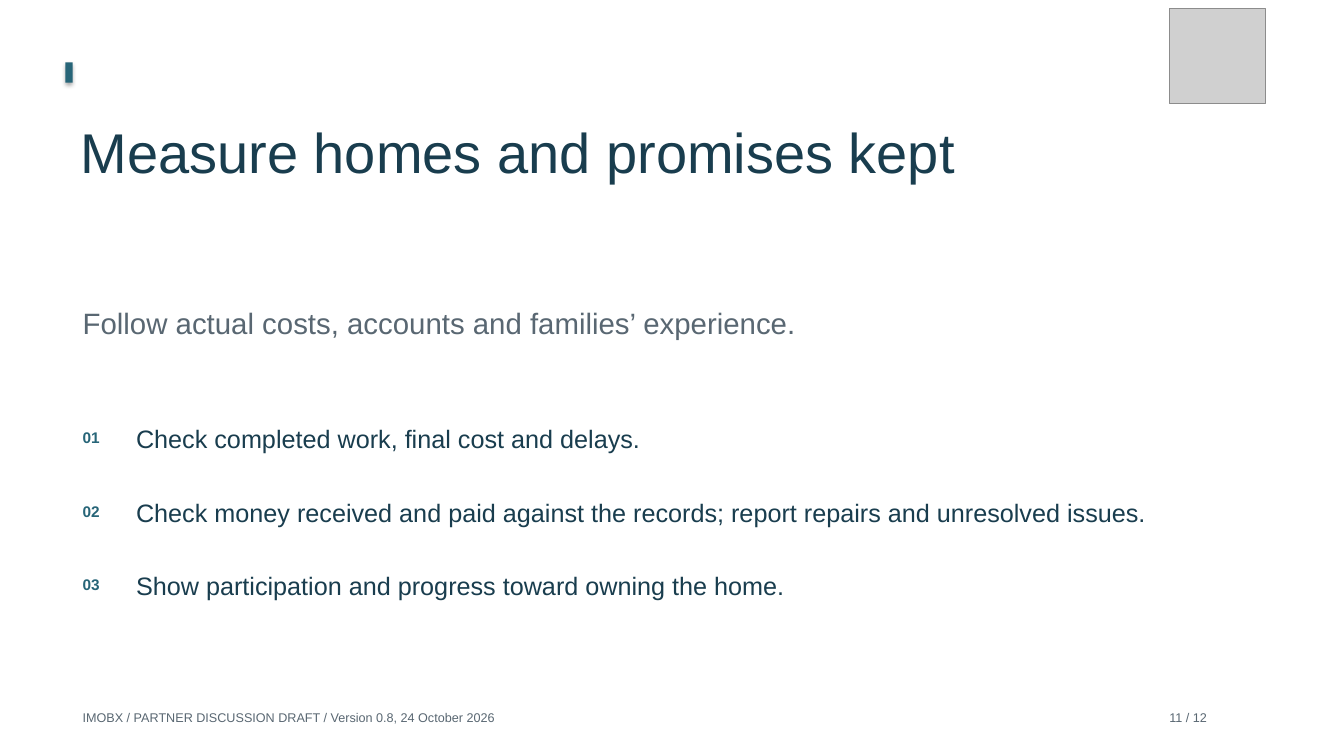
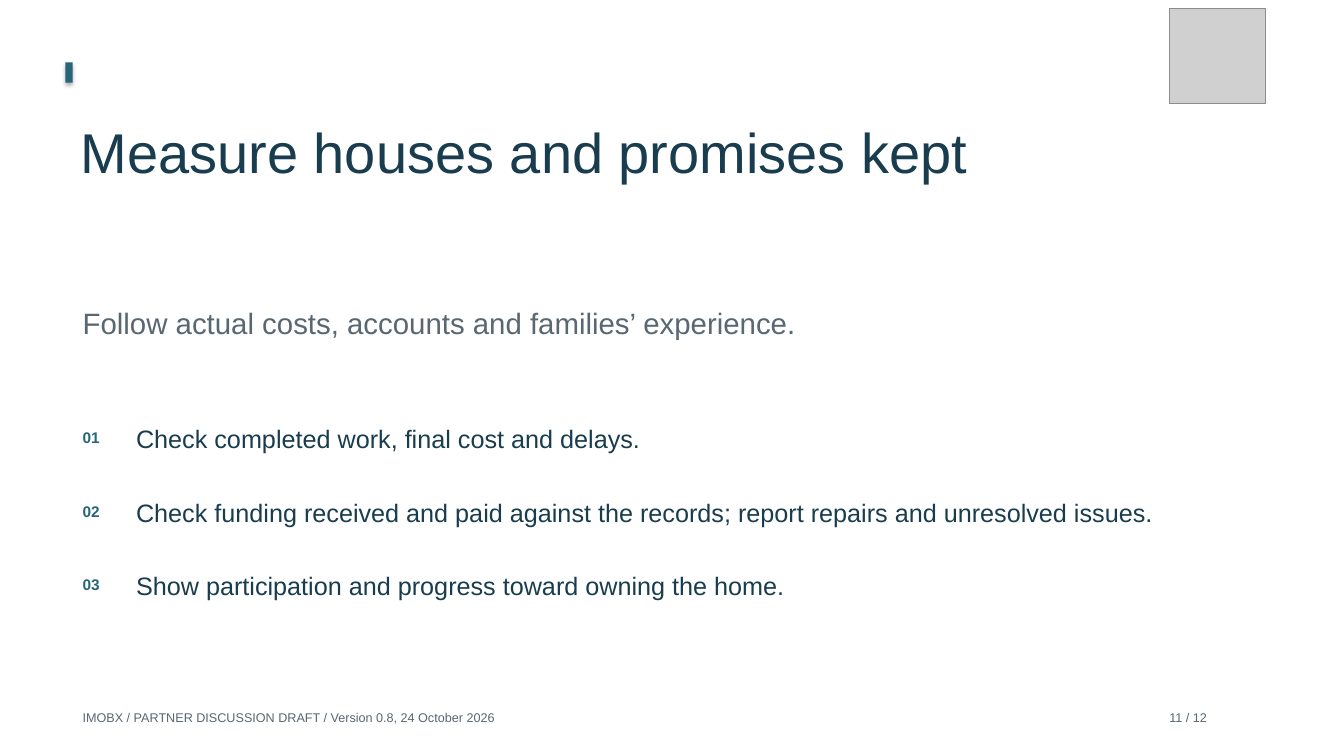
Before and after one commit to Siah-kin/imobx-website, a slide deck: slide 11 of pitchdeck.pptx. Drawn at 1344x756 pixels with LibreOffice and Linux fonts; fonts in the diff are those of the drawing; grey boxes stand for pictures. Boxes give left, top, right and bottom in pixels: in the first picture for what was removed or moved away, otherwise in the second. Text is boxed around its words. In the diff, an @@ line names an element or a change of style, - is before the commit and + after.

```diff
--- a/pitchdeck.pptx
+++ b/pitchdeck.pptx
@@ text at <box>81,132,967,183</box>: text changed @@
-Measure homes and promises kept
+Measure houses and promises kept
@@ text at <box>136,503,1152,527</box>: text changed @@
-Check money received and paid against the records; report repairs and unresolved issues.
+Check funding received and paid against the records; report repairs and unresolved issues.
```
Also in this commit, not shown: 5 other slides changed, 46 other files.
